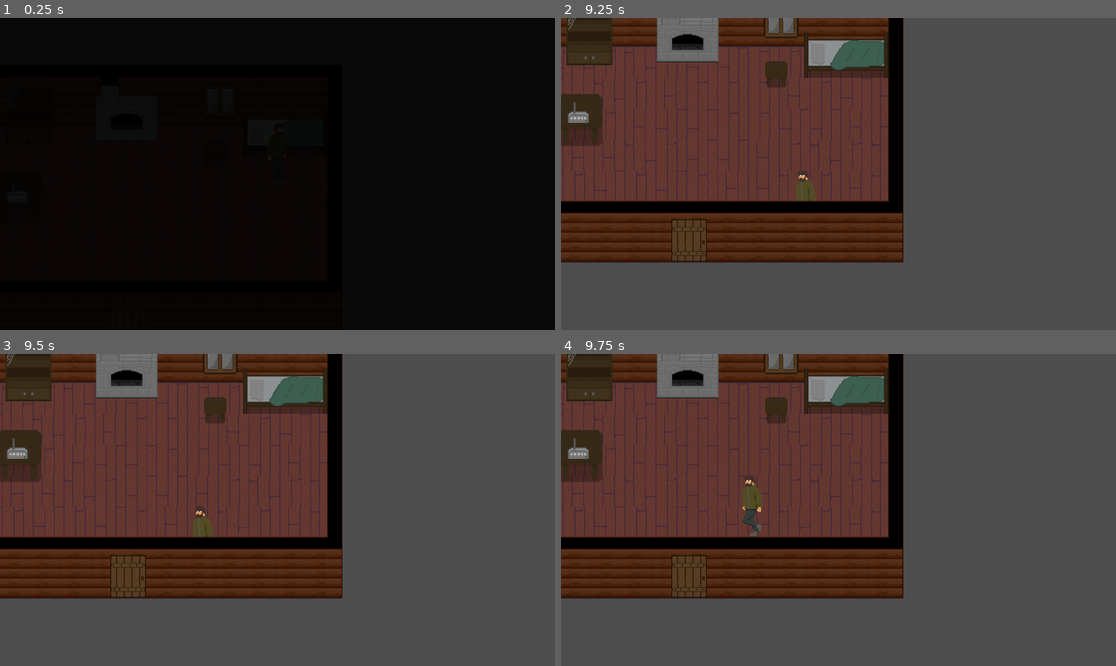
Above: before the commit, frames 1-4 (two rows, left to right).
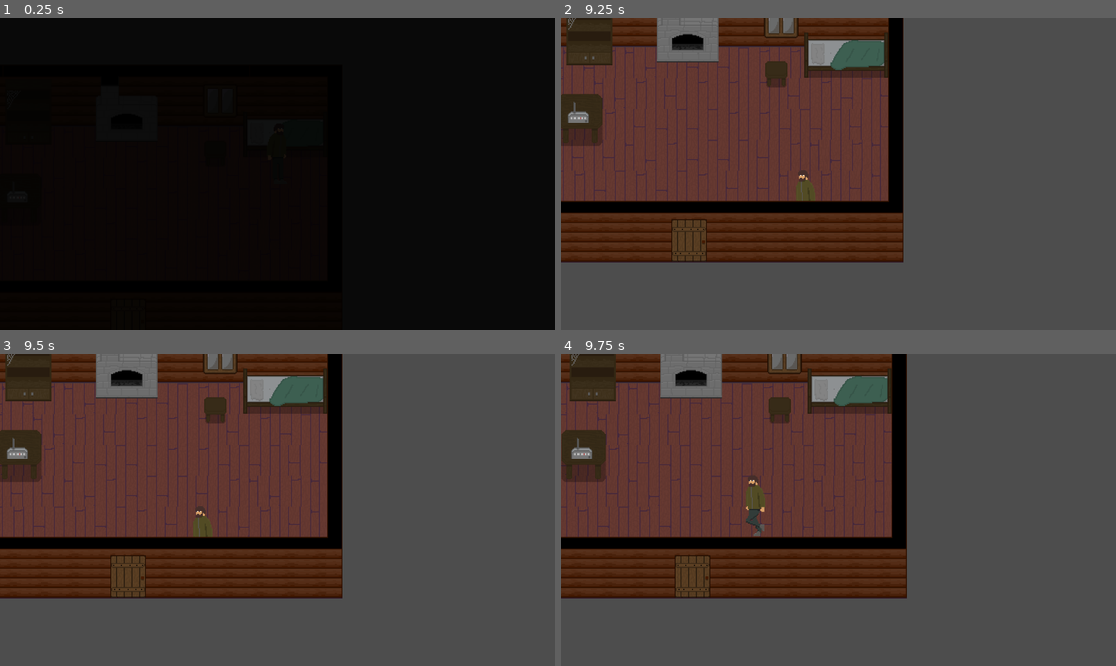
Above: after the commit, the same moments.

Repository: kurushimee/fear-the-weak
Game: Godot game, scene res://scenes/main.tscn
Same seed, same stepped clock (60 frames per second), same inputs: the game is played once before the commit and once after it.
Inputs:
- Up to frame 1 (0.25 s): no input
- Up to frame 2 (9.25 s): hold D (move_right) 0.53-1.28 s; hold Space (interact) 0.53-1.28 s; hold S (move_down) 1.28-2.03 s; tap Space (interact) at 1.35, 2.85, 4.35, 5, 5.85, 7.35, 8, 8.85 s; hold D (move_right) 2.03-2.78 s; hold Space (interact) 2.03-2.78 s; tap Enter at 2.75, 6.5 s; hold W (move_up) 2.78-3.53 s; hold Space (interact) 3.53-4.28 s; hold A (move_left) 3.53-5.03 s; hold S (move_down) 5.03-5.78 s; hold Space (interact) 5.03-5.78 s; hold D (move_right) 5.78-6.53 s; hold W (move_up) 6.53-7.28 s; hold Space (interact) 6.53-7.28 s; hold D (move_right) 7.28-8.03 s; hold S (move_down) 8.03-8.78 s; hold Space (interact) 8.03-8.78 s; hold A (move_left) from 8.78 s (still down)
- Up to frame 3 (9.5 s): keep holding A (move_left)
- Up to frame 4 (9.75 s): release A (move_left) at 9.53 s; hold W (move_up) from 9.53 s (still down); hold Space (interact) from 9.53 s (still down)

Frames 1-3 are identical in both runs. In frame 4, 6.1% of the frame differs, in the area x 0-63%, y 0-79%.

Commit message:
feat: idk radio noises?

Diff:
--- /dev/null
+++ b/scenes/audio/temp_sfx.tscn
@@ -0,0 +1,11 @@
+[gd_scene load_steps=2 format=3 uid="uid://c1cjntd1g62jt"]
+
+[ext_resource type="Script" uid="uid://bwl6dt111jmun" path="res://scripts/audio/temp_sfx.gd" id="1_xy527"]
+
+[node name="TempSFX" type="AudioStreamPlayer2D"]
+autoplay = true
+max_distance = 576.0
+bus = &"SFX"
+script = ExtResource("1_xy527")
+
+[connection signal="finished" from="." to="." method="queue_free"]
--- a/scenes/player.tscn
+++ b/scenes/player.tscn
@@ -1,8 +1,19 @@
-[gd_scene load_steps=25 format=3 uid="uid://3q8i2pl8dgtp"]
+[gd_scene load_steps=31 format=3 uid="uid://3q8i2pl8dgtp"]
 
 [ext_resource type="Script" uid="uid://bwd050i1s3xq2" path="res://scripts/gameplay/player.gd" id="1_g2els"]
+[ext_resource type="PackedScene" uid="uid://c1cjntd1g62jt" path="res://scenes/audio/temp_sfx.tscn" id="2_fjrip"]
 [ext_resource type="Texture2D" uid="uid://btlhj73hmapnj" path="res://assets/sprites/character/man-idle.png" id="2_qhqgy"]
 [ext_resource type="Texture2D" uid="uid://dol64iwyldbvp" path="res://assets/sprites/character/man-walk-Sheet.png" id="3_dqkch"]
+[ext_resource type="AudioStream" uid="uid://dynv72a4daxht" path="res://assets/audio/effects/cabin/footsteps/steps wood/steps wood_1.wav" id="4_2bnmj"]
+[ext_resource type="AudioStream" uid="uid://bs2m387wecoj0" path="res://assets/audio/effects/cabin/footsteps/steps wood/steps wood_2.wav" id="6_2bnmj"]
+[ext_resource type="AudioStream" uid="uid://13feuqsp20dn" path="res://assets/audio/effects/cabin/wood creakin.wav" id="6_tuyoq"]
+
+[sub_resource type="AudioStreamRandomizer" id="AudioStreamRandomizer_smehm"]
+playback_mode = 1
+random_pitch = 2.0
+random_volume_offset_db = 2.0
+streams_count = 1
+stream_0/stream = ExtResource("6_tuyoq")
 
 [sub_resource type="RectangleShape2D" id="RectangleShape2D_u8vuu"]
 size = Vector2(42, 50)
@@ -150,10 +161,19 @@
 outline_size = 2
 outline_color = Color(0, 0, 0, 1)
 
+[sub_resource type="AudioStreamRandomizer" id="AudioStreamRandomizer_tuyoq"]
+playback_mode = 1
+random_volume_offset_db = 1.0
+streams_count = 2
+stream_0/stream = ExtResource("4_2bnmj")
+stream_1/stream = ExtResource("6_2bnmj")
+
 [node name="Player" type="CharacterBody2D"]
 y_sort_enabled = true
 collision_layer = 2
 script = ExtResource("1_g2els")
+temp_sfx = ExtResource("2_fjrip")
+wood_creak = SubResource("AudioStreamRandomizer_smehm")
 
 [node name="CollisionShape2D" type="CollisionShape2D" parent="."]
 position = Vector2(0, -4)
@@ -192,12 +212,20 @@
 position_smoothing_enabled = true
 drag_horizontal_enabled = true
 drag_vertical_enabled = true
-drag_left_margin = 0.35
+drag_left_margin = 0.3
 drag_top_margin = 0.3
-drag_right_margin = 0.35
+drag_right_margin = 0.3
 drag_bottom_margin = 0.3
 editor_draw_limits = true
 editor_draw_drag_margin = true
 
+[node name="AudioListener2D" type="AudioListener2D" parent="Camera2D"]
+current = true
+
+[node name="Footsteps" type="AudioStreamPlayer" parent="."]
+stream = SubResource("AudioStreamRandomizer_tuyoq")
+max_polyphony = 2
+bus = &"SFX"
+
 [connection signal="body_entered" from="InteractionArea" to="." method="_on_body_entered"]
 [connection signal="body_exited" from="InteractionArea" to="." method="_on_body_exited"]
--- a/scenes/ui/radio_minigame_ui.tscn
+++ b/scenes/ui/radio_minigame_ui.tscn
@@ -1,6 +1,9 @@
-[gd_scene load_steps=2 format=3 uid="uid://radio_minigame"]
+[gd_scene load_steps=5 format=3 uid="uid://bkvvv1uqelhco"]
 
-[ext_resource type="Script" path="res://scripts/gameplay/ui/radio_minigame_ui.gd" id="1_minigame"]
+[ext_resource type="Script" uid="uid://dvprpj136cy2c" path="res://scripts/gameplay/ui/radio_minigame_ui.gd" id="1_minigame"]
+[ext_resource type="AudioStream" uid="uid://dxqwhh873kvx7" path="res://assets/audio/effects/cabin/radio static.wav" id="2_aqwci"]
+[ext_resource type="AudioStream" uid="uid://cjvdmdgfa7wt4" path="res://assets/audio/effects/cabin/radio noise.wav" id="3_221de"]
+[ext_resource type="AudioStream" uid="uid://ndfs11sp4oyg" path="res://assets/audio/effects/cabin/radio tune.wav" id="4_o3b2v"]
 
 [node name="RadioMinigameUI" type="Control"]
 layout_mode = 3
@@ -27,4 +30,14 @@
 text = "100.0 MHz"
 horizontal_alignment = 1
 
-[node name="FeedbackPlayer" type="AudioStreamPlayer" parent="."]
+[node name="StaticSFX" type="AudioStreamPlayer" parent="."]
+stream = ExtResource("2_aqwci")
+bus = &"SFX"
+
+[node name="NearFreqSFX" type="AudioStreamPlayer" parent="."]
+stream = ExtResource("3_221de")
+bus = &"SFX"
+
+[node name="OnFreqSFX" type="AudioStreamPlayer" parent="."]
+stream = ExtResource("4_o3b2v")
+bus = &"SFX"
--- /dev/null
+++ b/scripts/audio/temp_sfx.gd
@@ -0,0 +1,7 @@
+extends AudioStreamPlayer2D
+
+
+func play_at_pos(pos: Vector2, sfx: AudioStream) -> void:
+	global_position = pos
+	stream = sfx
+	play()
--- a/scripts/gameplay/objects/radio.gd
+++ b/scripts/gameplay/objects/radio.gd
@@ -11,4 +11,5 @@
 
 
 func _on_minigame_completed() -> void:
+	interactable.is_active = false
 	Player.instance.set_input_enabled(true)
--- a/scripts/gameplay/player.gd
+++ b/scripts/gameplay/player.gd
@@ -2,6 +2,7 @@
 extends CharacterBody2D
 
 const SPEED = 350.0
+const CREAK_CHANCE: float = 0.05
 
 static var instance: Player
 
@@ -9,9 +10,15 @@
 
 var is_input_enabled: bool = true
 var current_interactable: Interactable = null
+var footstep_time: float = 0.0
+var footstep_interval: float = 0.5
 
 @onready var interaction_area: Area2D = $InteractionArea
 @onready var interaction_prompt: Label = $InteractionPrompt
+@onready var footsteps_asp: AudioStreamPlayer = $Footsteps
+
+@export var temp_sfx: PackedScene
+@export var wood_creak: AudioStream
 
 
 func _ready() -> void:
@@ -20,16 +27,29 @@
 
 
 ## Handles player movement.
-func _physics_process(_delta: float) -> void:
+func _physics_process(delta: float) -> void:
 	# Get the input direction and handle the movement/deceleration.
 	var direction := Input.get_vector(&"move_left", &"move_right", &"move_up", &"move_down").normalized()
 	if direction and is_input_enabled:
 		velocity = direction * SPEED
 		sprite.play(&"walk")
+
+		# Play footstep sounds when walking
+		footstep_time += delta
+		if footstep_time >= footstep_interval:
+			footsteps_asp.play()
+			# Random chance to play wood creak sound
+			if randf() < CREAK_CHANCE:
+				var sfx := temp_sfx.instantiate()
+				add_child(sfx)
+				sfx.play_at_pos(global_position, wood_creak)
+			footstep_time = 0.0
 	else:
 		velocity.x = move_toward(velocity.x, 0, SPEED)
 		velocity.y = move_toward(velocity.y, 0, SPEED)
 		sprite.play(&"idle")
+		# Reset footstep timer when not moving
+		footstep_time = 0.0
 
 	if not is_zero_approx(velocity.x):
 		sprite.flip_h = velocity.x < 0
--- a/scripts/gameplay/ui/radio_minigame_ui.gd
+++ b/scripts/gameplay/ui/radio_minigame_ui.gd
@@ -10,15 +10,26 @@
 const CURSOR_ACCELERATION: float = 50.0
 const LINE_WIDTH: float = 400.0
 const TARGET_PROXIMITY_THRESHOLD: float = 0.1 # How long the cursor has to stay on target
+const MAX_DISTANCE: float = 2.0 # Maximum distance to show any proximity effect
 
 var target_frequency: float
 var current_frequency: float
 var time_on_frequency: float
 var is_active: bool = false
 var current_cursor_velocity: float = 0.0 # Current velocity of the cursor
+var current_audio_state: AudioState = AudioState.NONE
 
 @onready var frequency_label: Label = $FrequencyLabel
-@onready var feedback_player: AudioStreamPlayer = $FeedbackPlayer
+@onready var static_sfx: AudioStreamPlayer = $StaticSFX
+@onready var near_freq_sfx: AudioStreamPlayer = $NearFreqSFX
+@onready var on_freq_sfx: AudioStreamPlayer = $OnFreqSFX
+
+enum AudioState {
+	NONE,
+	STATIC,
+	NEAR_FREQ,
+	ON_FREQ
+}
 
 func _ready() -> void:
 	hide()
@@ -50,11 +61,14 @@
 	if abs(current_frequency - target_frequency) < TARGET_PROXIMITY_THRESHOLD:
 		time_on_frequency += delta
 		if time_on_frequency >= REQUIRED_TIME_ON_FREQUENCY:
+			# Stop audio before completing minigame to prevent audio from playing after completion
+			stop_all_audio()
 			complete_minigame()
 	else:
 		time_on_frequency = 0.0
 
 	frequency_label.text = "%.1f MHz" % current_frequency
+	update_audio_feedback()
 
 
 func _draw() -> void:
@@ -118,7 +132,7 @@
 
 func calculate_proximity() -> float:
 	var _distance: float = abs(current_frequency - target_frequency)
-	var max_distance: float = 2.0 # Maximum distance to show any proximity effect
+	var max_distance: float = MAX_DISTANCE # Maximum distance to show any proximity effect
 
 	if _distance > max_distance:
 		return 0.0
@@ -137,7 +151,10 @@
 	is_active = true
 	show()
 	queue_redraw()
-	update_feedback()
+
+	# Start static sound when entering minigame
+	static_sfx.play()
+	current_audio_state = AudioState.STATIC
 
 
 func complete_minigame() -> void:
@@ -146,8 +163,37 @@
 	minigame_completed.emit()
 
 
-func update_feedback() -> void:
-	# Use the distance to target frequency for audio feedback
-	var _distance: float = abs(current_frequency - target_frequency)
-	# TODO: Implement audio feedback based on distance to target frequency
-	# Lower static/noise as player gets closer to target frequency
+func update_audio_feedback() -> void:
+	var proximity := calculate_proximity()
+	var new_state: AudioState
+
+	if proximity >= 0.8: # Matches the green circle threshold in _draw
+		new_state = AudioState.ON_FREQ
+	elif proximity > 0.0: # Any proximity effect shows the red circle
+		new_state = AudioState.NEAR_FREQ
+	else:
+		new_state = AudioState.STATIC
+
+	if new_state != current_audio_state:
+		match new_state:
+			AudioState.ON_FREQ:
+				static_sfx.stop()
+				near_freq_sfx.stop()
+				on_freq_sfx.play()
+			AudioState.NEAR_FREQ:
+				static_sfx.stop()
+				near_freq_sfx.play()
+				on_freq_sfx.stop()
+			AudioState.STATIC:
+				static_sfx.play()
+				near_freq_sfx.stop()
+				on_freq_sfx.stop()
+
+		current_audio_state = new_state
+
+
+func stop_all_audio() -> void:
+	static_sfx.stop()
+	near_freq_sfx.stop()
+	on_freq_sfx.stop()
+	current_audio_state = AudioState.NONE
Not shown, added: assets/audio/effects/cabin/footsteps/steps wood/steps wood_1.wav.import
Not shown, added: assets/audio/effects/cabin/footsteps/steps wood/steps wood_2.wav.import
Not shown, changed: assets/audio/effects/cabin/radio static.wav.import
Not shown, removed: assets/audio/effects/cabin/steps wood.wav.import
Not shown, added: scripts/audio/temp_sfx.gd.uid
Not shown, added: assets/audio/effects/cabin/footsteps/steps wood/steps wood_1.wav
Not shown, added: assets/audio/effects/cabin/footsteps/steps wood/steps wood_2.wav
Not shown, removed: assets/audio/effects/cabin/steps wood.wav
